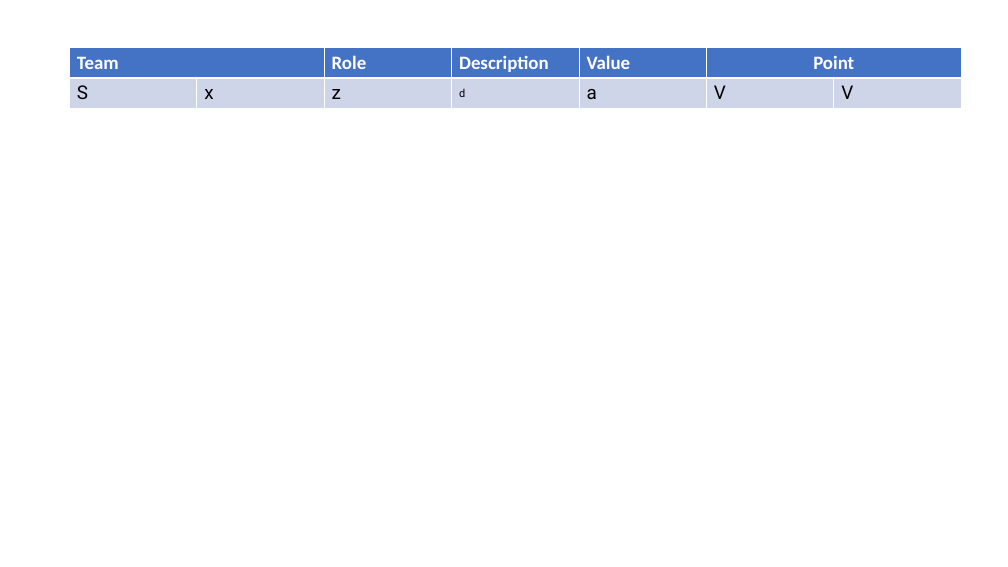
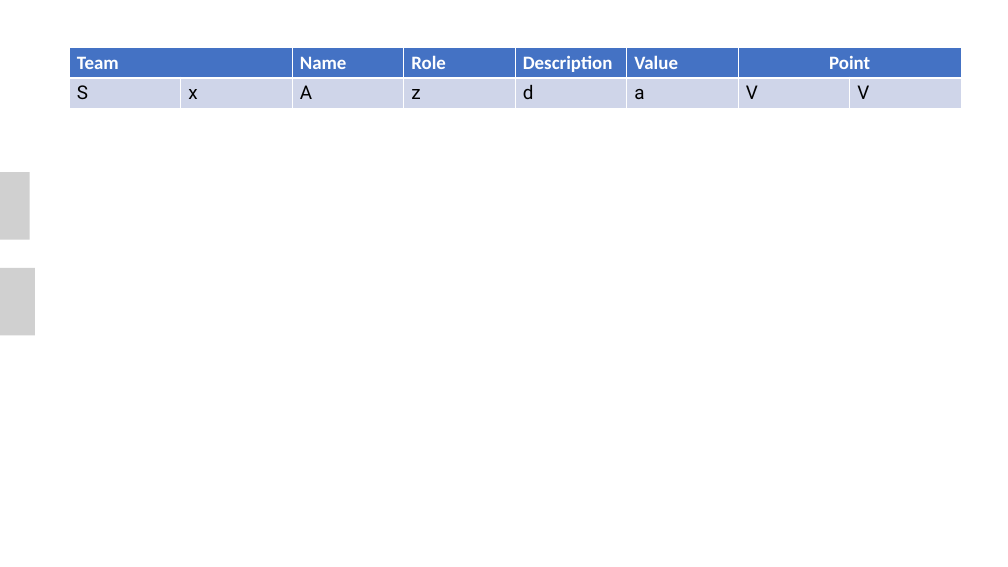
Before and after one commit to jsuyog2/node-pptx-templater, a slide deck: slide 6 of templates/sample.pptx. Drawn at 1008x567 pixels with LibreOffice and Linux fonts; fonts in the diff are those of the drawing; grey boxes stand for pictures. Boxes give left, top, right and bottom in pixels: in the first picture for what was removed or moved away, otherwise in the second. Text is boxed around its words. In the diff, an @@ line names an element or a change of style, - is before the commit and + after.

Commit message:
feat: implement TableManager, core PPTX templater logic, and add sample slide assets

```diff
--- a/templates/sample.pptx
+++ b/templates/sample.pptx
@@ table at (70, 48, 959, 109) @@
+column 3: Name | A
@@ table: place and size @@
-table at (70, 48, 964, 109)
+table at (70, 48, 959, 109)
@@ picture added at (0, 172, 29, 240) @@
@@ picture added at (0, 268, 35, 335) @@
```
Also in this commit, not shown: 26 other files.
